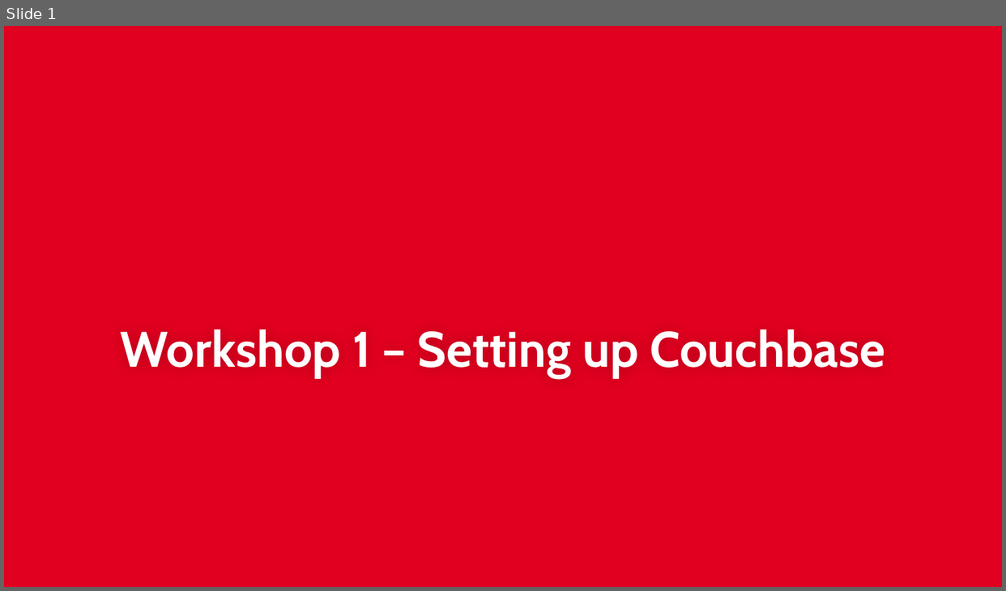
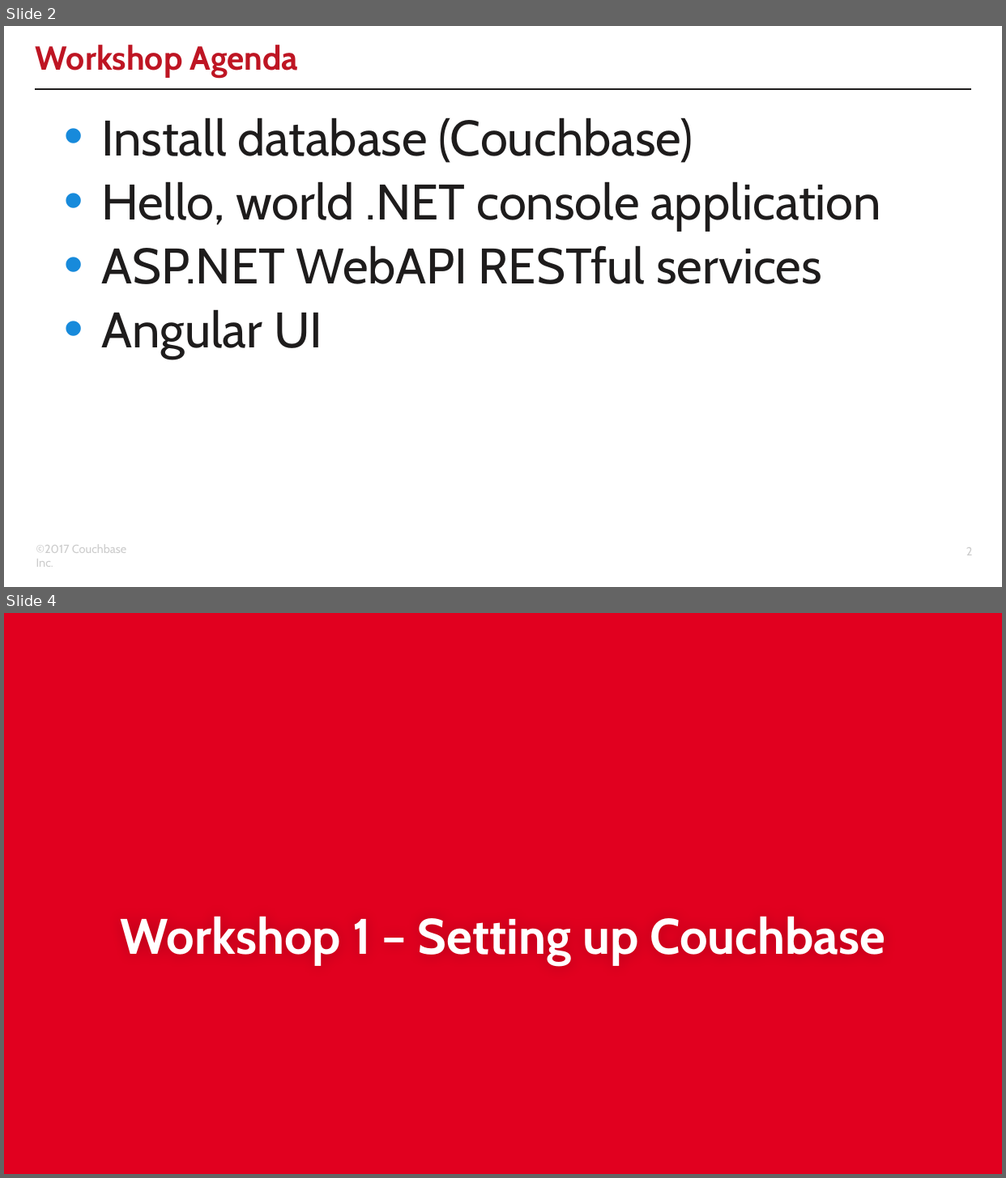
Before and after one commit to couchbaselabs/aspnet-nosql-workshop, a slide deck: 01/01.pptx. Shown one above the other, each under a label of ours: slide 1 before the commit, slides 2 and 4 after it; the slides between them are not shown. The pictures are 1006x591 and 1006x1178 pixels, drawn with LibreOffice and Linux fonts; fonts in the diff are those of the drawing; background and template pictures are left out. Boxes give left, top, right and bottom in pixels: in the first picture for what was removed or moved away, otherwise in the second. Text is boxed around its words. In the diff, an @@ line names an element or a change of style, - is before the commit and + after.

Commit message:
tweaks for workshops part 1 and 2 - removed _workshop folders (confusing) - updated Couchbase SDK and added auth for Couchbase Server 5 - updated slide decks, with corresponding PDFs

```diff
--- a/01/01.pptx
+++ b/01/01.pptx
@@ slide 2 added at <box>4,26,1002,587</box>, background #FFFFFF @@
@@ title added at <box>36,45,298,78</box>, 24 pt, text #BE1523, bold @@
+Workshop Agenda
@@ line added from (35, 89) to (971, 89), #1E1C1C 1 pt @@
@@ text added at <box>101,118,881,359</box>, 36 pt, text #1E1C1C @@
+• Install database (Couchbase)
+• Hello, world .NET console application
+• ASP.NET WebAPI RESTful services
+• Angular UI
@@ text added at <box>36,544,127,567</box>, 8.5 pt, text #CCCCCC @@
+©2017 Couchbase Inc.
@@ page number added at <box>966,548,973,556</box>, 8.5 pt, text #CCCCCC @@
+2
@@ what was slide 1 is now slide 4 @@
```
Also in this commit, not shown: 10 slides changed, 3 other slides added, 5 slides removed, 18 other files.
